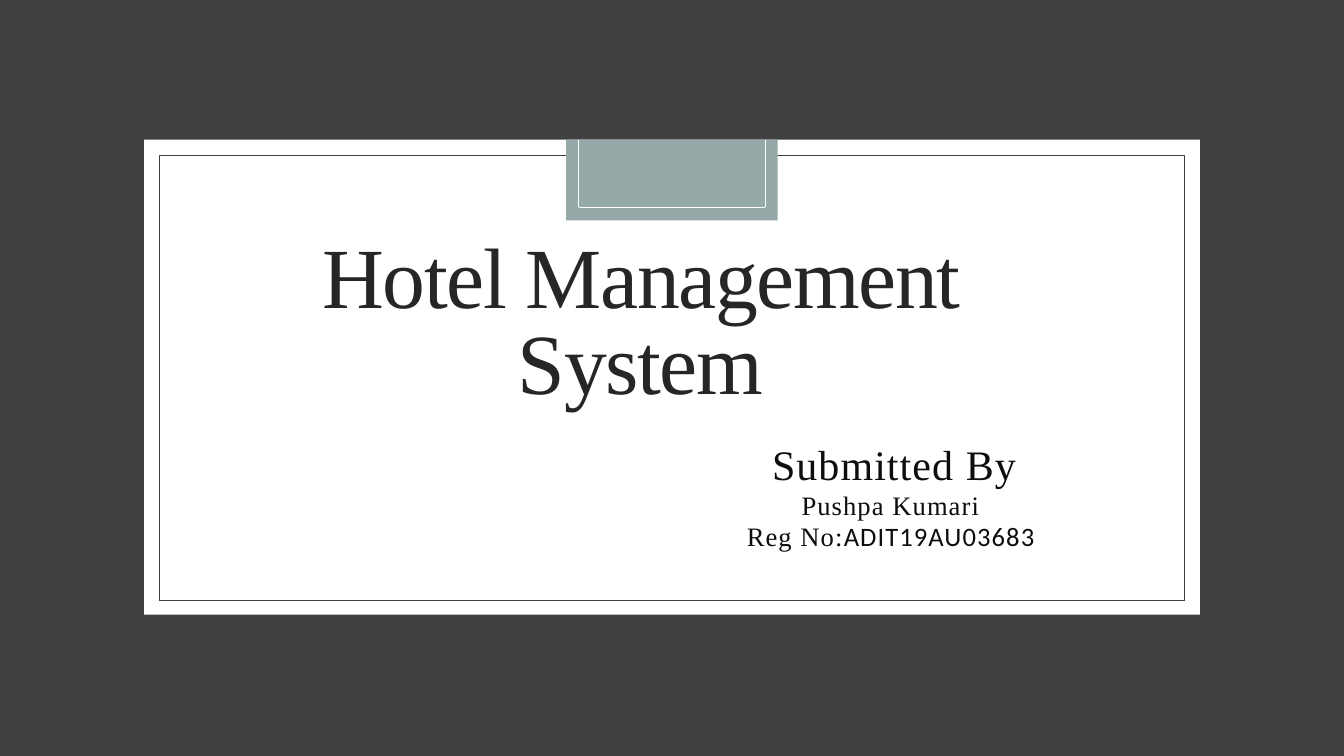
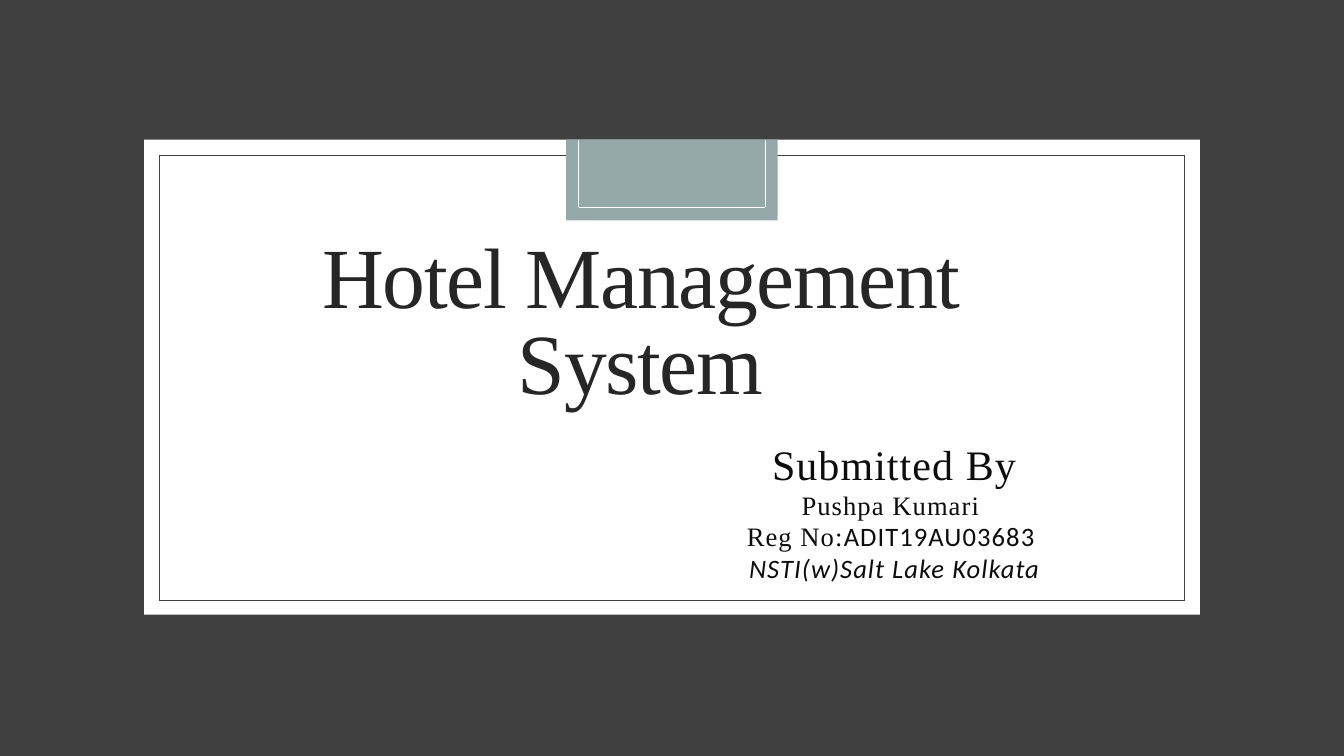
Before and after one commit to PUSHPAGHJH/Elective-module-1-project, a slide deck: slide 1 of Hotel Management System.pptx. Drawn at 1344x756 pixels with LibreOffice and Linux fonts; fonts in the diff are those of the drawing. Boxes give left, top, right and bottom in pixels: in the first picture for what was removed or moved away, otherwise in the second. Text is boxed around its words. In the diff, an @@ line names an element or a change of style, - is before the commit and + after.

```diff
--- a/Hotel Management System.pptx
+++ b/Hotel Management System.pptx
@@ subtitle at (x1=749, y1=559, x2=1039, y2=582): paragraph added @@
+NSTI(w)Salt Lake Kolkata
```
Also in this commit, not shown: 7 other slides changed, 2 slides added.
